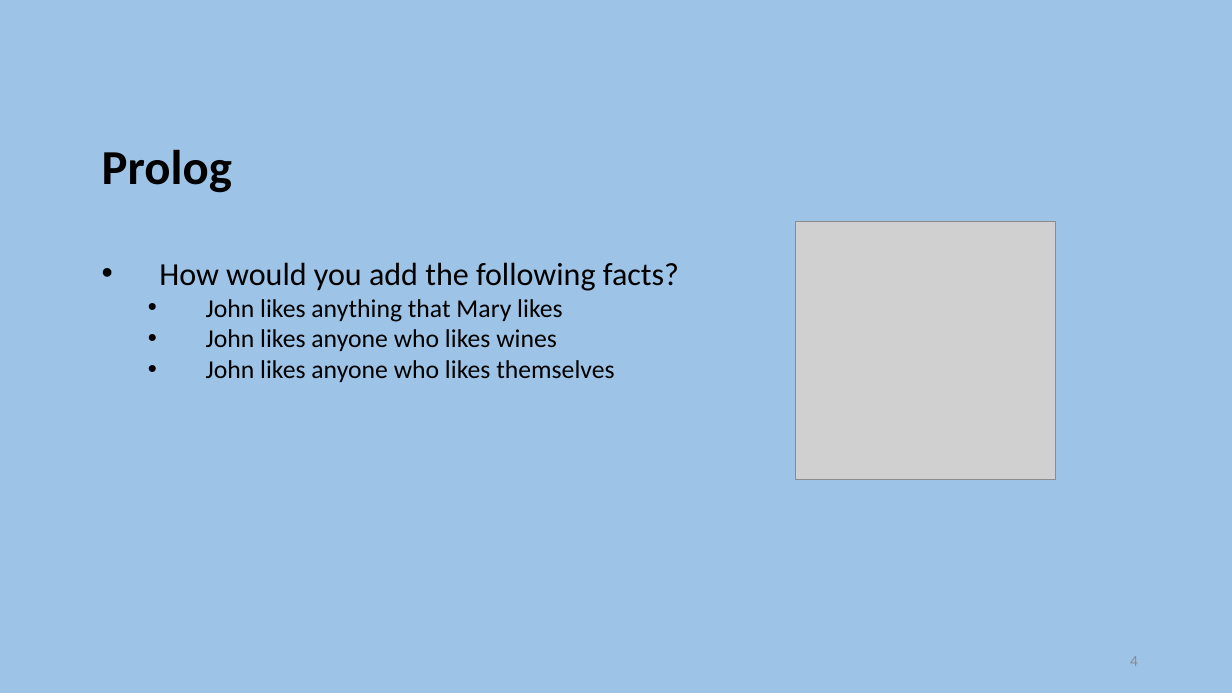
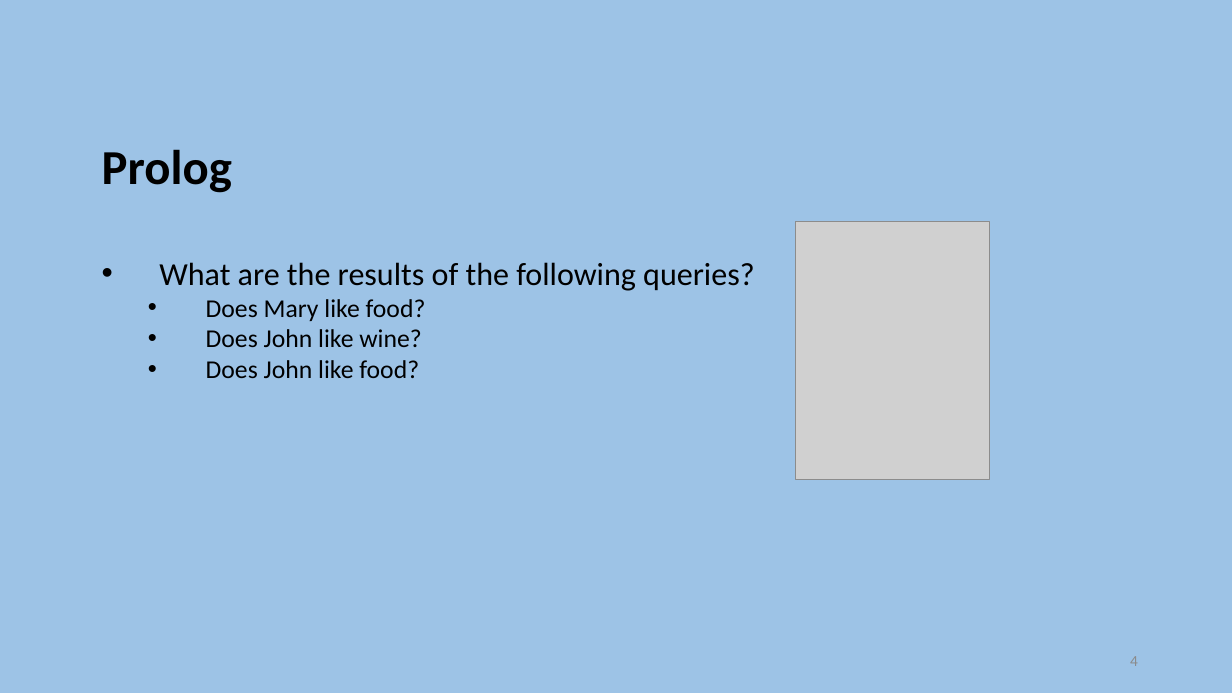
Before and after one commit to szetko/course-materials, a slide deck: slide 4 of Programming 4/Exam Preparation/Exam Preparation.pptx. Drawn at 1232x693 pixels with LibreOffice and Linux fonts; fonts in the diff are those of the drawing; grey boxes stand for pictures. Boxes give left, top, right and bottom in pixels: in the first picture for what was removed or moved away, otherwise in the second. Text is boxed around its words. In the diff, an @@ line names an element or a change of style, - is before the commit and + after.

```diff
--- a/Programming 4/Exam Preparation/Exam Preparation.pptx
+++ b/Programming 4/Exam Preparation/Exam Preparation.pptx
@@ picture: place and size @@
-picture at (795,221,1055,479)
+picture at (795,221,989,479)
@@ text at (159,262,754,378): text changed @@
-    • How would you add the following facts?
-      • John likes anything that Mary likes
-      • John likes anyone who likes wines
-      • John likes anyone who likes themselves
+    • What are the results of the following queries?
+      • Does Mary like food?
+      • Does John like wine?
+      • Does John like food?
```
Also in this commit, not shown: 4 other files.
